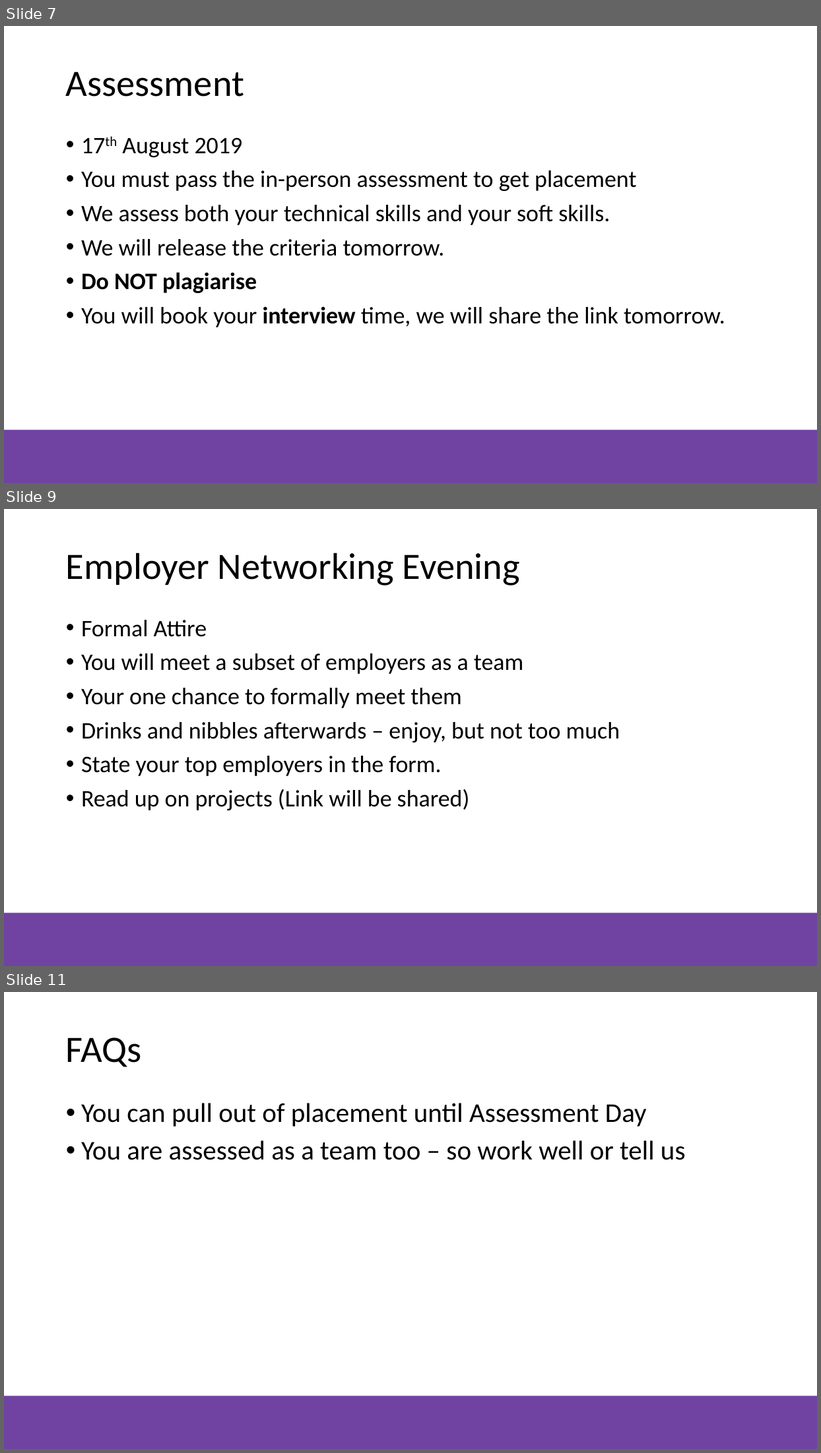
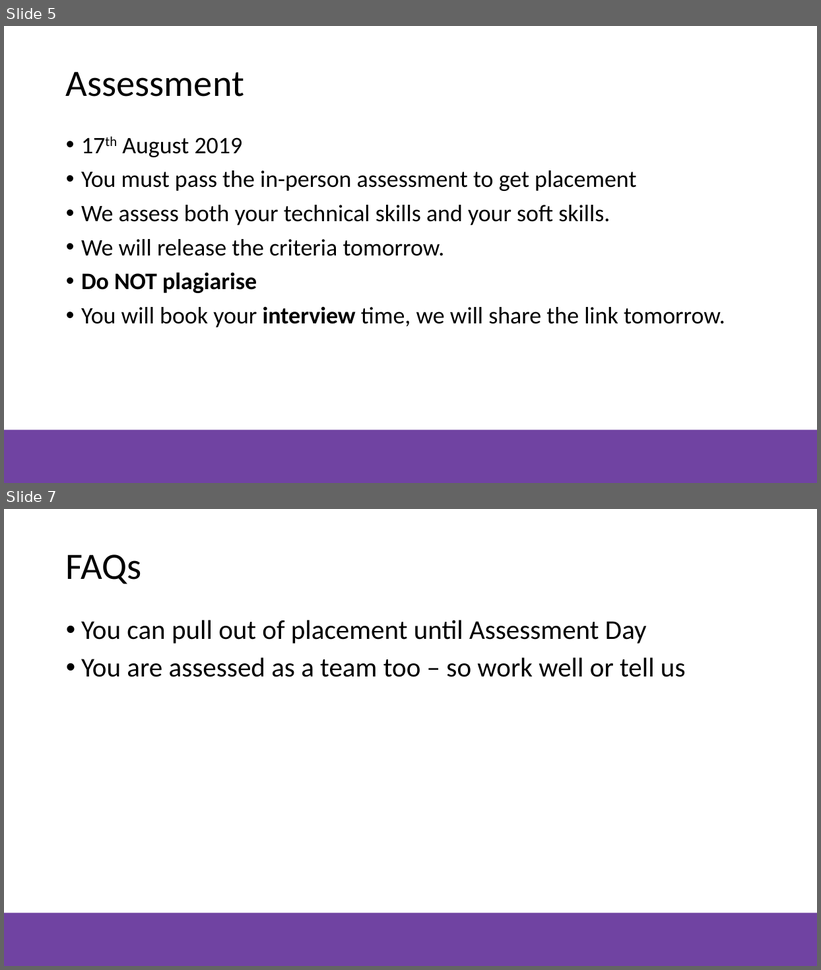
Before and after one commit to NZMSA/2019-Phase-2, a slide deck: Slides/MSA Intro Day 1.pptx. Shown one above the other, each under a label of ours: slides 7, 9 and 11 before the commit, slides 5 and 7 after it; the slides between them are not shown. The pictures are 821x1453 and 821x970 pixels, drawn with LibreOffice and Linux fonts; fonts in the diff are those of the drawing; background and template pictures are left out. Boxes give left, top, right and bottom in pixels: in the first picture for what was removed or moved away, otherwise in the second. Text is boxed around its words. In the diff, an @@ line names an element or a change of style, - is before the commit and + after.

```diff
--- a/Slides/MSA Intro Day 1.pptx
+++ b/Slides/MSA Intro Day 1.pptx
@@ slide 9 removed at <box>4,509,817,966</box>, background #FFFFFF; not listed: 1 template element that a slide beside it also shows @@
@@ title removed at <box>66,553,520,586</box> @@
-Employer Networking Evening
@@ text removed at <box>81,620,620,811</box> @@
-• Formal Attire
-• You will meet a subset of employers as a team
-• Your one chance to formally meet them
-• Drinks and nibbles afterwards – enjoy, but not too much
-• State your top employers in the form.
-• Read up on projects (Link will be shared)
@@ what was slide 7 is now slide 5 @@
@@ what was slide 11 is now slide 7 @@
```
Also in this commit, not shown: 1 slide changed, 3 other slides removed.
